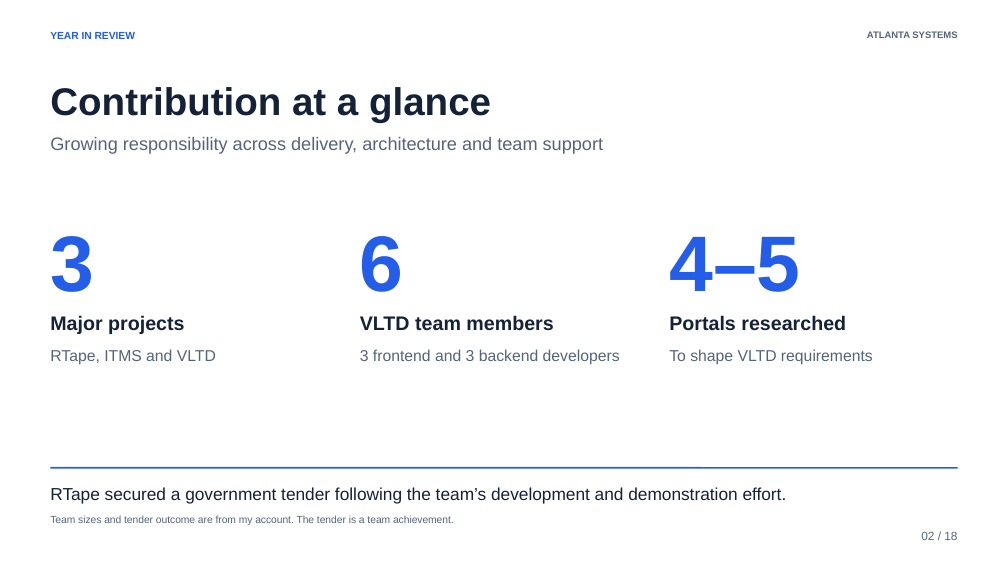
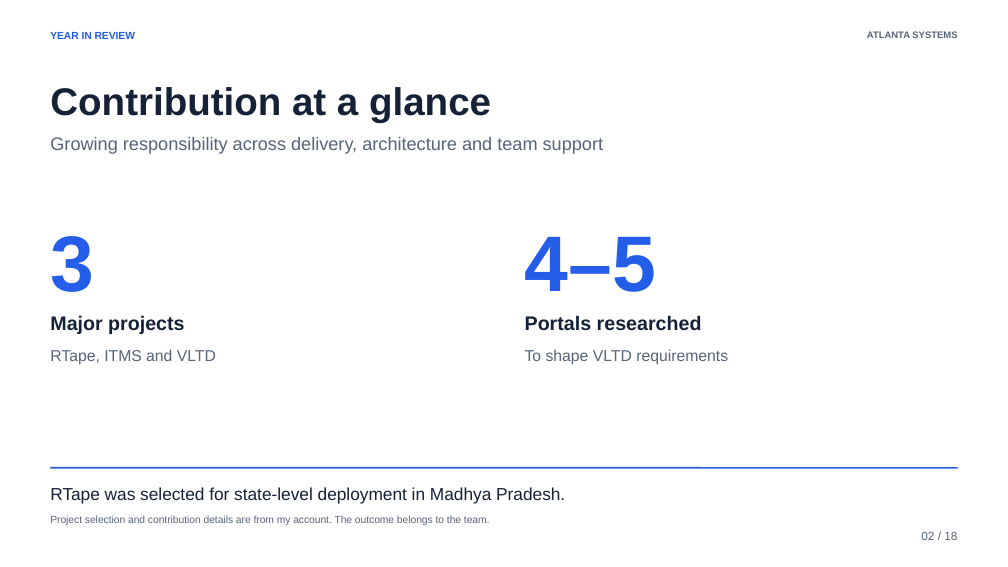
Before and after one commit to atlanta-manish/Atlanta-one-year-ppt, a slide deck: slide 2 of output/Atlanta-Year-One-Final-v3.pptx. Drawn at 1008x567 pixels with LibreOffice and Linux fonts; fonts in the diff are those of the drawing. Boxes give left, top, right and bottom in pixels: in the first picture for what was removed or moved away, otherwise in the second. Text is boxed around its words. In the diff, an @@ line names an element or a change of style, - is before the commit and + after.

```diff
--- a/output/Atlanta-Year-One-Final-v3.pptx
+++ b/output/Atlanta-Year-One-Final-v3.pptx
@@ text "4–5": place and size @@
-text "4–5" at <box>669,237,800,292</box>
+text "4–5" at <box>525,237,656,292</box>
@@ text removed at <box>360,236,404,292</box> @@
-6
@@ text removed at <box>360,315,553,331</box> @@
-VLTD team members
@@ text "Portals researched": place and size @@
-text "Portals researched" at <box>669,315,846,331</box>
+text "Portals researched" at <box>525,315,702,331</box>
@@ text removed at <box>360,349,620,365</box> @@
-3 frontend and 3 backend developers
@@ text "To shape VLTD requirements": place and size @@
-text "To shape VLTD requirements" at <box>669,349,873,365</box>
+text "To shape VLTD requirements" at <box>525,349,728,365</box>
@@ text at <box>50,487,565,504</box>: text changed @@
-RTape secured a government tender following the team’s development and demonstration effort.
+RTape was selected for state-level deployment in Madhya Pradesh.
@@ text at <box>50,515,490,525</box>: text changed @@
-Team sizes and tender outcome are from my account. The tender is a team achievement.
+Project selection and contribution details are from my account. The outcome belongs to the team.
```
Also in this commit, not shown: 5 other slides changed, 6 other files.
